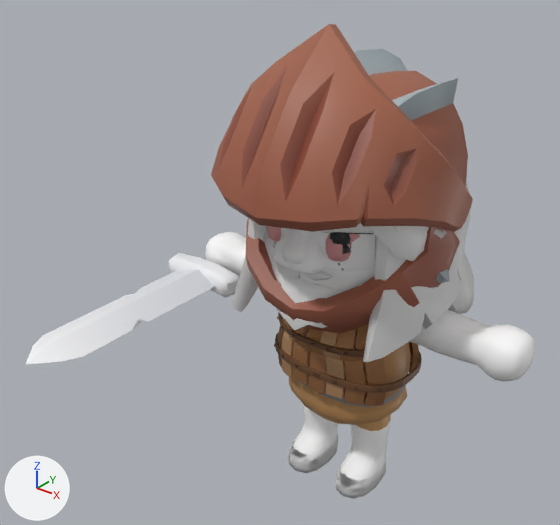
The glTF model bestia-client/src/Game/Master/Parts/master_parts.glb: old version first, new version second.
One viewpoint serves both versions: a 50 mm camera at (1.97, -3.07, 3.07) aimed at (-0.16, -0.4, 1.42). The lights are fixed; the arrows at lower left show +X, +Y and +Z. The older version comes first. Vertices at exactly the same position are counted once.

Names of what the first picture shows: 'ArmLeft', 'ArmRight', 'Body', 'Body_F', 'Face_1', 'Face_10', 'Face_3', 'Face_4', 'Face_8', 'FacialHair_3', 'FacialHair_4', 'Gear_IronHelmet', 'Gear_IronSword', 'Gear_NoviceArmor', 'Gear_NoviceArmor_F', 'Hair_2', 'Hair_3', 'Hair_4', 'Head', 'LegLeft', 'LegLeft_F', 'LegRight'.
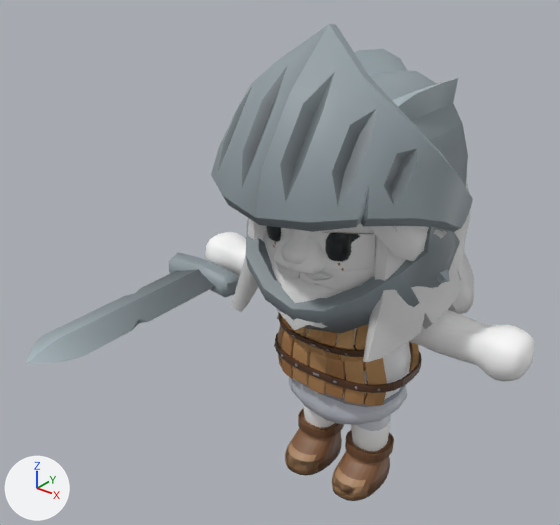
Changed parts and their boxes (x1, y1, x2, y2) in the pictures (560 x 525 px):
'Gear_IronHelmet', surface changed (brown to grey)
    both: (211, 24, 473, 333)
'Gear_IronSword', surface changed (white to grey)
    both: (26, 238, 246, 364)
'Gear_NoviceArmor', surface changed
    both: (277, 325, 421, 406)
'Gear_NoviceBoots', added (brown)
    after: (285, 408, 394, 501)
'Body', surface changed (brown to grey)
    both: (290, 342, 411, 417)
'LegRight', surface changed
    both: (303, 404, 334, 428)
'LegLeft', surface changed
    both: (351, 414, 391, 451)
'Gear_NoviceArmor_F', surface changed
    both: (277, 313, 368, 402)
'Body_F', surface changed
    both: (289, 328, 407, 425)
'LegLeft_F', surface changed
    both: (335, 462, 386, 499)
'Face_8', surface changed (brown to black)
    both: (267, 226, 360, 262)
'Gear_NoviceBoots_F', added
    after: (292, 411, 393, 495)
part 6 of me_legright, surface changed
    before: (288, 404, 338, 473)
    after: (303, 404, 334, 428)

The change, as a list of edits to the scene's bpy script:
```text
Change img_master_parts:
    img_master_parts: load_image('master_parts', '_unpacked/master_parts', 736, 256, 'sRGB') -> load_image('master_parts', '_unpacked/master_parts', 864, 256, 'sRGB')
Change me_body:
    where me_body.from_pydata(...)  # 418 vertices, 832 faces; spans x -0.355..0.355, y -0.26..0.247, z 0.37..1.27
    used by ob_body; location = (0.0, 0.0, 0.0)
    me_body part 1: texture (UV) coordinates of 832 of 832 faces, centred in x -0.347..0.347, y -0.254..0.242, z 0.373..1.264, changed; they spanned u 0.02..0.76, v 0.3..0.95 and now span u 0.02..0.65, v 0.3..0.95
Change me_body_f:
    where me_body_f.from_pydata(...)  # 418 vertices, 832 faces; spans x -0.341..0.341, y -0.312..0.247, z 0.37..1.27
    used by ob_body_f; location = (0.0, 0.0, 0.0)
    me_body_f part 2: texture (UV) coordinates of 832 of 832 faces, centred in x -0.332..0.332, y -0.307..0.241, z 0.373..1.264, changed; they spanned u 0.02..0.76, v 0.3..0.95 and now span u 0.02..0.65, v 0.3..0.95
Change me_face_8:
    where me_face_8.from_pydata(...)  # 326 vertices, 542 faces; spans x -0.327..0.327, y -0.525..-0.297, z 1.391..1.781
    used by ob_face_8; location = (0.0, 0.0, 0.0)
    me_face_8 part 3: 258 kept faces spanning x -0.267..0.267, y -0.454..-0.326, z 1.4..1.678 get new texture (UV) coordinates
Change me_gear_ironhelmet:
    where me_gear_ironhelmet.from_pydata(...)  # 439 vertices, 846 faces; spans x -0.609..0.609, y -0.766..0.542, z 1.098..2.543
    used by ob_gear_ironhelmet; location = (0.0, 0.0, 0.0)
    me_gear_ironhelmet part 4: texture (UV) coordinates of 846 of 846 faces, centred in x -0.603..0.603, y -0.742..0.513, z 1.124..2.481, changed; they spanned u 0.5..0.54, v 0.01..0.95 and now span u 0.43..0.46, v 0.01..0.95
Change me_gear_ironsword:
    where me_gear_ironsword.from_pydata(...)  # 160 vertices, 300 faces; spans x -1.13..-0.63, y -1.41..0.37, z 0.98..1.11
    used by ob_gear_ironsword; location = (0.0, 0.0, 0.0)
    me_gear_ironsword part 5: texture (UV) coordinates of 300 of 300 faces, centred in x -1.13..-0.64, y -1.33..0.36, z 0.98..1.11, changed; they spanned u 0.59..0.63, v 0.06..0.97 and now span u 0.5..0.54, v 0.06..0.97
Change me_legright:
    where me_legright.from_pydata(...)  # 290 vertices, 576 faces; spans x -0.282..-0.055, y -0.254..0.115, z 0.003..0.53
    used by ob_legright; location = (0.0, 0.0, 0.0)
    me_legright part 6: texture (UV) coordinates of 576 of 576 faces, centred in x -0.277..-0.06, y -0.246..0.108, z 0.004..0.527, changed; they spanned u 0.02..0.67, v 0.3..0.95 and now span u 0.02..0.57, v 0.3..0.95
Add me_gear_noviceboots_f:
    me_gear_noviceboots_f.from_pydata(...)  # 1298 vertices, 2736 faces; spans x -0.299..0.299, y -0.271..0.133, z 0.015..0.256
    me_gear_noviceboots_f.materials.append(mat_master_fixed)  # picture img_master_parts
Add me_gear_noviceboots:
    me_gear_noviceboots.from_pydata(...)  # 1298 vertices, 2736 faces; spans x -0.3..0.3, y -0.271..0.133, z 0.015..0.256
    me_gear_noviceboots.materials.append(mat_master_fixed)  # picture img_master_parts
Add ob_gear_noviceboots_f:
    ob_gear_noviceboots_f = bpy.data.objects.new('Gear_NoviceBoots_F', me_gear_noviceboots_f)
    ob_gear_noviceboots_f.location = (0.0, 0.0, 0.0)
Add ob_gear_noviceboots:
    ob_gear_noviceboots = bpy.data.objects.new('Gear_NoviceBoots', me_gear_noviceboots)
    ob_gear_noviceboots.location = (0.0, 0.0, 0.0)
```
